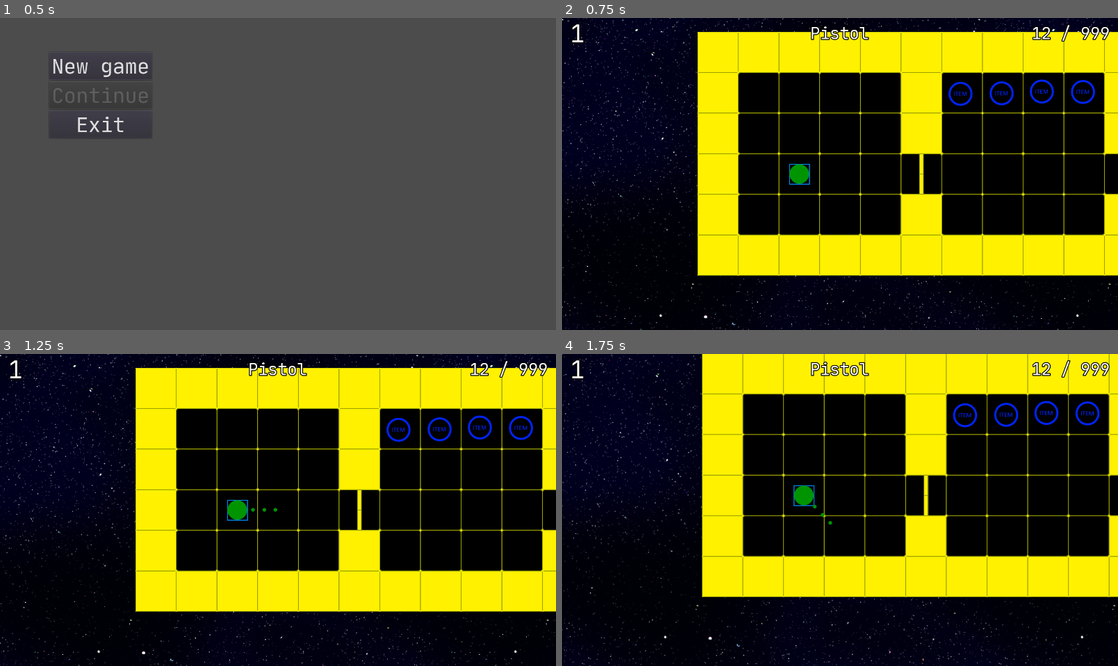
Above: before the commit, frames 1-4 (two rows, left to right).
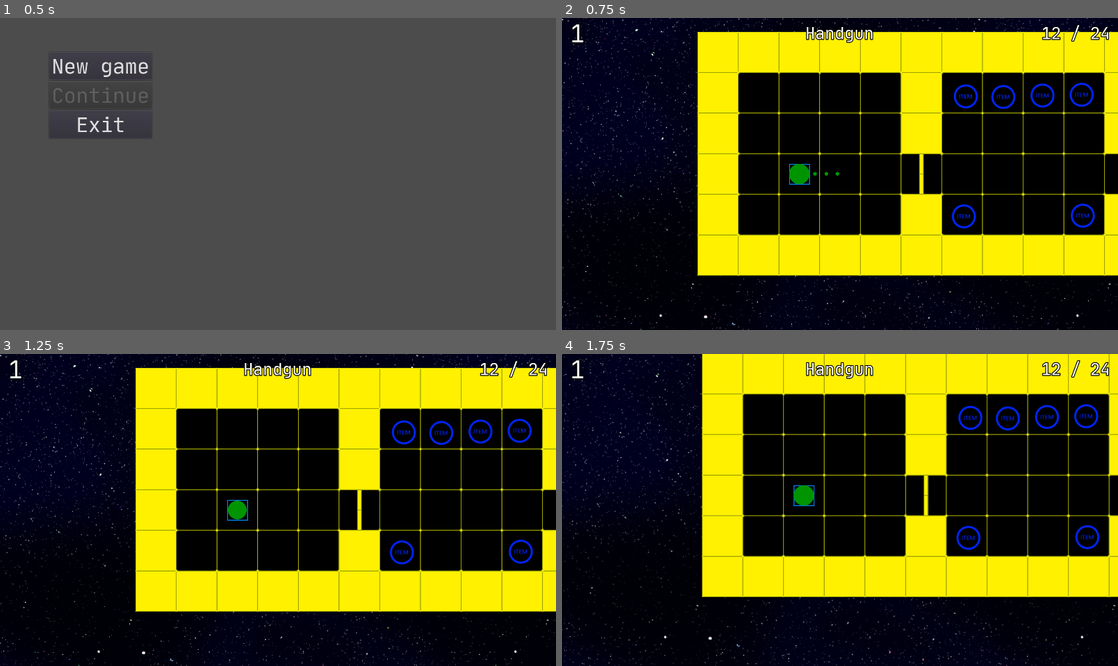
Above: after the commit, the same moments.

Repository: PalPav/Ziea
Game: Godot game, scene res://app/gui/MainMenu.tscn
The game is run twice, just before and just after one commit, with the same random seed, the same clock (stepped at 60 frames per second) and the same inputs.
Inputs:
- Up to frame 1 (0.5 s): no input
- Up to frame 2 (0.75 s): click "New game" at 0.5 s
- Up to frame 3 (1.25 s): no input
- Up to frame 4 (1.75 s): tap Enter at 1.25 s; hold D (player_rotate_right) from 1.28 s (still down); tap F (player_next_weapon) at 1.35 s

Frame 1 is identical in both runs. In frame 2, 1.9% of the frame differs, in the area x 40-99%, y 2-68%; in frame 3, 1.9%; in frame 4, 2.0%, in the area x 41-99%, y 2-64%.

Commit message:
Ammo items logic and sounds

Diff:
--- a/app/items/AbstractItem.gd
+++ b/app/items/AbstractItem.gd
@@ -1,11 +1,9 @@
 extends Area2D
 class_name AbstractItem
 
-var weapon_name = "Shotgun"
-var ammo_count = 4
+onready var sfx_pickup = $SFX_PickUp
+onready var pickup_range = $PickUpRange
 
-
-# Called when the node enters the scene tree for the first time.
 func _ready():
 	pass # Replace with function body.
 
@@ -15,14 +13,14 @@
 #	pass
 
 func onPickupRangeBodyEntered(player):
-	if (player.name != "Player" || !player.has_method("getWeapons")):
-		return
-	var weapon = player.getWeapons().get_node(weapon_name)
-
-	if !weapon:
+	if !(player is Player):
+		print('DET', player is Player)
 		return
 
-	weapon.bandolier_ammo_amount += 4
-	EventBus.emit_signal("weapon_changed", player.getCurrnetWeapon().getWeaponState())
-	$PickUpRange.set_deferred("disabled", true)
-	self.hide()
+	if handlePckup(player):
+		sfx_pickup.play()
+		pickup_range.set_deferred("disabled", true)
+		self.hide()
+
+func handlePckup(_player: Player)->bool:
+	return false
--- /dev/null
+++ b/app/items/ammo/AmmoItem.gd
@@ -0,0 +1,25 @@
+extends AbstractItem
+class_name AmmoItem
+
+var weapon_name = ""
+var	ammo_count = 0
+
+func handlePckup(player)->bool:
+	var weapon = player.getWeapons().get_node(weapon_name)
+	if !weapon:
+		return false
+
+	var bandolier_free_space = weapon.bandolier_size - weapon.bandolier_ammo_amount
+
+	if (bandolier_free_space <= 0):
+		return false
+
+	if (bandolier_free_space < ammo_count):
+		weapon.bandolier_ammo_amount = weapon.bandolier_size
+
+	if (bandolier_free_space >= ammo_count):
+		weapon.bandolier_ammo_amount += ammo_count
+
+	EventBus.emit_signal("weapon_changed", player.getCurrnetWeapon().getWeaponState())
+
+	return true
--- /dev/null
+++ b/app/items/ammo/AmmoItem.tscn
@@ -0,0 +1,7 @@
+[gd_scene load_steps=3 format=2]
+
+[ext_resource path="res://app/items/AbstractItem.tscn" type="PackedScene" id=1]
+[ext_resource path="res://app/items/ammo/AmmoItem.gd" type="Script" id=2]
+
+[node name="AmmoItem" instance=ExtResource( 1 )]
+script = ExtResource( 2 )
--- /dev/null
+++ b/app/items/ammo/HandgunAmmo.gd
@@ -0,0 +1,6 @@
+extends AmmoItem
+
+
+func _init():
+	weapon_name = "Handgun"
+	ammo_count = 12
--- /dev/null
+++ b/app/items/ammo/HandgunAmmo.tscn
@@ -0,0 +1,11 @@
+[gd_scene load_steps=4 format=2]
+
+[ext_resource path="res://app/items/ammo/AmmoItem.tscn" type="PackedScene" id=1]
+[ext_resource path="res://app/items/ammo/HandgunAmmo.gd" type="Script" id=2]
+[ext_resource path="res://assets/sounds/items/handgun_ammo.wav" type="AudioStream" id=3]
+
+[node name="HandgunAmmo" instance=ExtResource( 1 )]
+script = ExtResource( 2 )
+
+[node name="SFX_PickUp" parent="." index="2"]
+stream = ExtResource( 3 )
--- /dev/null
+++ b/app/items/ammo/ShotgunAmmo.gd
@@ -0,0 +1,5 @@
+extends AmmoItem
+
+func _init():
+	weapon_name = "Shotgun"
+	ammo_count = 4
--- /dev/null
+++ b/app/items/ammo/ShotgunAmmo.tscn
@@ -0,0 +1,11 @@
+[gd_scene load_steps=4 format=2]
+
+[ext_resource path="res://app/items/ammo/AmmoItem.tscn" type="PackedScene" id=1]
+[ext_resource path="res://app/items/ammo/ShotgunAmmo.gd" type="Script" id=2]
+[ext_resource path="res://assets/sounds/items/shotgun_ammo.wav" type="AudioStream" id=3]
+
+[node name="ShotgunAmmo" instance=ExtResource( 1 )]
+script = ExtResource( 2 )
+
+[node name="SFX_PickUp" parent="." index="2"]
+stream = ExtResource( 3 )
--- a/app/levels/AbstractLevel.tscn
+++ b/app/levels/AbstractLevel.tscn
@@ -36,6 +36,8 @@
 "_edit_group_": true
 }
 
+[node name="Items" type="Node" parent="."]
+
 [node name="Enemies" type="Node" parent="."]
 script = ExtResource( 9 )
 
@@ -51,5 +53,6 @@
 [node name="Animation" type="AnimatedSprite" parent="Exit"]
 frames = SubResource( 2 )
 animation = "no_way"
+frame = 1
 playing = true
 [connection signal="body_entered" from="Exit" to="." method="_on_Exit_body_entered"]
--- a/app/levels/Level_debug.tscn
+++ b/app/levels/Level_debug.tscn
@@ -1,10 +1,11 @@
-[gd_scene load_steps=6 format=2]
+[gd_scene load_steps=7 format=2]
 
 [ext_resource path="res://app/levels/AbstractLevel.tscn" type="PackedScene" id=1]
 [ext_resource path="res://app/enemy/Enemy.tscn" type="PackedScene" id=2]
 [ext_resource path="res://app/levels/TileSet.tres" type="TileSet" id=3]
 [ext_resource path="res://app/levels/Level_001.tscn" type="PackedScene" id=4]
-[ext_resource path="res://app/items/AbstractItem.tscn" type="PackedScene" id=5]
+[ext_resource path="res://app/items/ammo/ShotgunAmmo.tscn" type="PackedScene" id=5]
+[ext_resource path="res://app/items/ammo/HandgunAmmo.tscn" type="PackedScene" id=6]
 
 [node name="Level_debug" instance=ExtResource( 1 )]
 next_level = ExtResource( 4 )
@@ -13,23 +14,35 @@
 tile_set = ExtResource( 3 )
 tile_data = PoolIntArray( 0, 0, 0, 1, 0, 0, 2, 0, 0, 3, 0, 0, 4, 0, 0, 5, 0, 0, 6, 0, 0, 7, 0, 0, 8, 0, 0, 9, 0, 0, 10, …(1060 unchanged characters)…
 
+[node name="ShotgunAmmo" parent="Items" index="0" instance=ExtResource( 5 )]
+position = Vector2( 659.149, 158.905 )
+input_pickable = false
+
+[node name="HandgunAmmo" parent="Items" index="1" instance=ExtResource( 6 )]
+position = Vector2( 654.331, 454.358 )
+input_pickable = false
+
+[node name="HandgunAmmo2" parent="Items" index="2" instance=ExtResource( 6 )]
+position = Vector2( 946.546, 452.577 )
+input_pickable = false
+
+[node name="ShotgunAmmo2" parent="Items" index="3" instance=ExtResource( 5 )]
+position = Vector2( 943.668, 155.016 )
+input_pickable = false
+
+[node name="ShotgunAmmo3" parent="Items" index="4" instance=ExtResource( 5 )]
+position = Vector2( 847.451, 156.798 )
+input_pickable = false
+
+[node name="ShotgunAmmo4" parent="Items" index="5" instance=ExtResource( 5 )]
+position = Vector2( 751.234, 160.362 )
+input_pickable = false
+
 [node name="Enemy" parent="Enemies" index="0" instance=ExtResource( 2 )]
 position = Vector2( 802.529, 301.947 )
 
-[node name="Exit" parent="." index="2"]
+[node name="Exit" parent="." index="3"]
 rotation = -3.14159
 
 [node name="Animation" parent="Exit" index="1"]
-frame = 1
-
-[node name="AbstractItem" parent="." index="3" instance=ExtResource( 5 )]
-position = Vector2( 646.161, 152.548 )
-
-[node name="AbstractItem2" parent="." index="4" instance=ExtResource( 5 )]
-position = Vector2( 747.183, 151.426 )
-
-[node name="AbstractItem3" parent="." index="5" instance=ExtResource( 5 )]
-position = Vector2( 845.96, 146.936 )
-
-[node name="AbstractItem4" parent="." index="6" instance=ExtResource( 5 )]
-position = Vector2( 946.981, 148.058 )
+frame = 0
--- a/app/player/Player.gd
+++ b/app/player/Player.gd
@@ -1,4 +1,5 @@
 extends KinematicBody2D
+class_name Player
 
 var speed			 = 200
 var strafe_speed	 = 150
--- a/app/player/Player.tscn
+++ b/app/player/Player.tscn
@@ -6,7 +6,7 @@
 [ext_resource path="res://assets/sprites/player/Palyer_1.png" type="Texture" id=4]
 [ext_resource path="res://assets/sprites/player/Palyer_2.png" type="Texture" id=5]
 [ext_resource path="res://app/player/Player.gd" type="Script" id=6]
-[ext_resource path="res://app/weapons/Pistol.tscn" type="PackedScene" id=7]
+[ext_resource path="res://app/weapons/Handgun.tscn" type="PackedScene" id=7]
 [ext_resource path="res://app/weapons/Shotgun.tscn" type="PackedScene" id=8]
 
 [sub_resource type="CircleShape2D" id=1]
@@ -48,7 +48,6 @@
 [node name="Body" type="AnimatedSprite" parent="."]
 frames = SubResource( 2 )
 animation = "Idle"
-frame = 1
 playing = true
 
 [node name="Dead" type="Sprite" parent="."]
@@ -56,12 +55,13 @@
 [node name="Direction" type="AnimatedSprite" parent="."]
 frames = SubResource( 3 )
 animation = "Idle"
+frame = 1
 playing = true
 offset = Vector2( 65, -0.5 )
 
 [node name="Weapons" type="Node2D" parent="."]
 
-[node name="Pistol" parent="Weapons" instance=ExtResource( 7 )]
+[node name="Handgun" parent="Weapons" instance=ExtResource( 7 )]
 
 [node name="Shotgun" parent="Weapons" instance=ExtResource( 8 )]
 visible = false
--- a/app/weapons/Pistol.gd
+++ b/app/weapons/Handgun.gd
@@ -4,7 +4,7 @@
 	clip_size = 12
 	bandolier_size = 60
 	clip_ammo_amount = 12
-	bandolier_ammo_amount = 999
+	bandolier_ammo_amount = 24
 	damage = 10
 	is_ammo_ready = true
 	is_avaliable = true
--- a/app/weapons/Pistol.tscn
+++ b/app/weapons/Handgun.tscn
@@ -1,11 +1,11 @@
 [gd_scene load_steps=5 format=2]
 
 [ext_resource path="res://app/weapons/AbstractWeapon.tscn" type="PackedScene" id=1]
-[ext_resource path="res://app/weapons/Pistol.gd" type="Script" id=2]
+[ext_resource path="res://app/weapons/Handgun.gd" type="Script" id=2]
 [ext_resource path="res://assets/sounds/weapons/pistol/shot.wav" type="AudioStream" id=3]
 [ext_resource path="res://assets/sounds/weapons/pistol/reload.wav" type="AudioStream" id=4]
 
-[node name="Pistol" instance=ExtResource( 1 )]
+[node name="Handgun" instance=ExtResource( 1 )]
 script = ExtResource( 2 )
 
 [node name="LoS" type="RayCast2D" parent="." index="0"]
--- a/Shotgun.gd
+++ b/app/weapons/Shotgun.gd
@@ -3,8 +3,8 @@
 func _init():
 	clip_size = 2
 	bandolier_size = 20
-	clip_ammo_amount = 2
-	bandolier_ammo_amount = 999
+	clip_ammo_amount = 0
+	bandolier_ammo_amount = 0
 	damage = 6
 	is_ammo_ready = true
 	is_avaliable = true
--- a/app/weapons/Shotgun.tscn
+++ b/app/weapons/Shotgun.tscn
@@ -1,6 +1,6 @@
 [gd_scene load_steps=5 format=2]
 
-[ext_resource path="res://Shotgun.gd" type="Script" id=1]
+[ext_resource path="res://app/weapons/Shotgun.gd" type="Script" id=1]
 [ext_resource path="res://app/weapons/AbstractWeapon.tscn" type="PackedScene" id=2]
 [ext_resource path="res://assets/sounds/weapons/shotgun/shot.wav" type="AudioStream" id=3]
 [ext_resource path="res://assets/sounds/weapons/shotgun/reload.wav" type="AudioStream" id=4]
--- a/project.godot
+++ b/project.godot
@@ -23,11 +23,23 @@
 "class": "AbstractWeapon",
 "language": "GDScript",
 "path": "res://app/weapons/AbstractWeapon.gd"
+}, {
+"base": "AbstractItem",
+"class": "AmmoItem",
+"language": "GDScript",
+"path": "res://app/items/ammo/AmmoItem.gd"
+}, {
+"base": "KinematicBody2D",
+"class": "Player",
+"language": "GDScript",
+"path": "res://app/player/Player.gd"
 } ]
 _global_script_class_icons={
 "AbstractItem": "",
 "AbstractLevel": "",
-"AbstractWeapon": ""
+"AbstractWeapon": "",
+"AmmoItem": "",
+"Player": ""
 }
 
 [application]
Not shown, added: assets/sounds/items/handgun_ammo.wav
Not shown, added: assets/sounds/items/shotgun_ammo.wav
